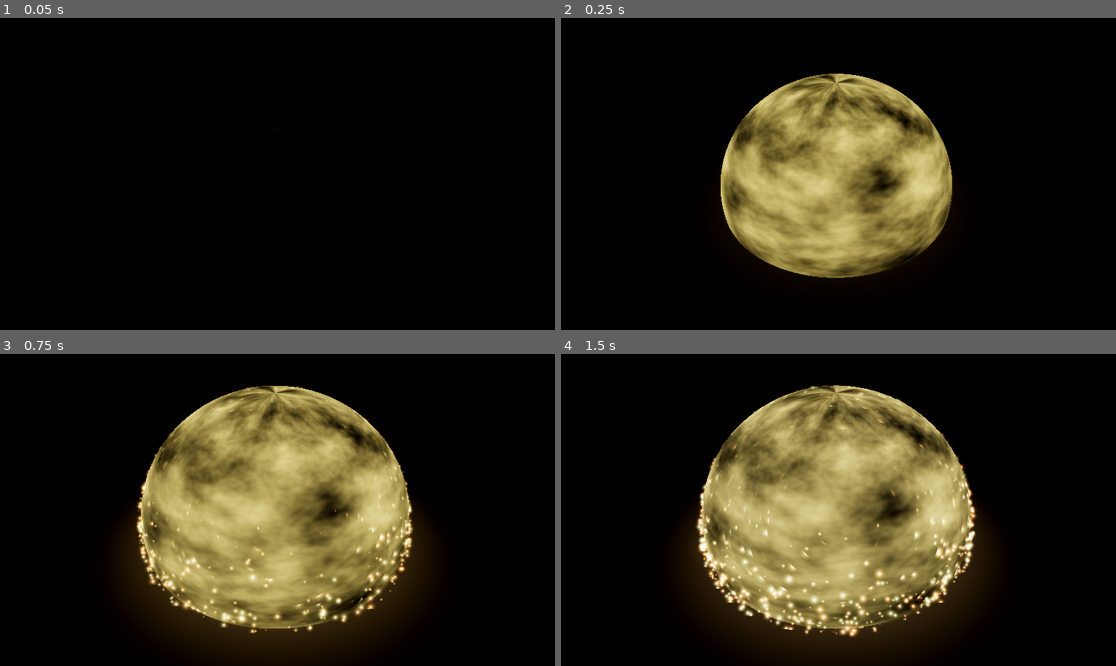
Above: before the commit, frames 1-4 (two rows, left to right).
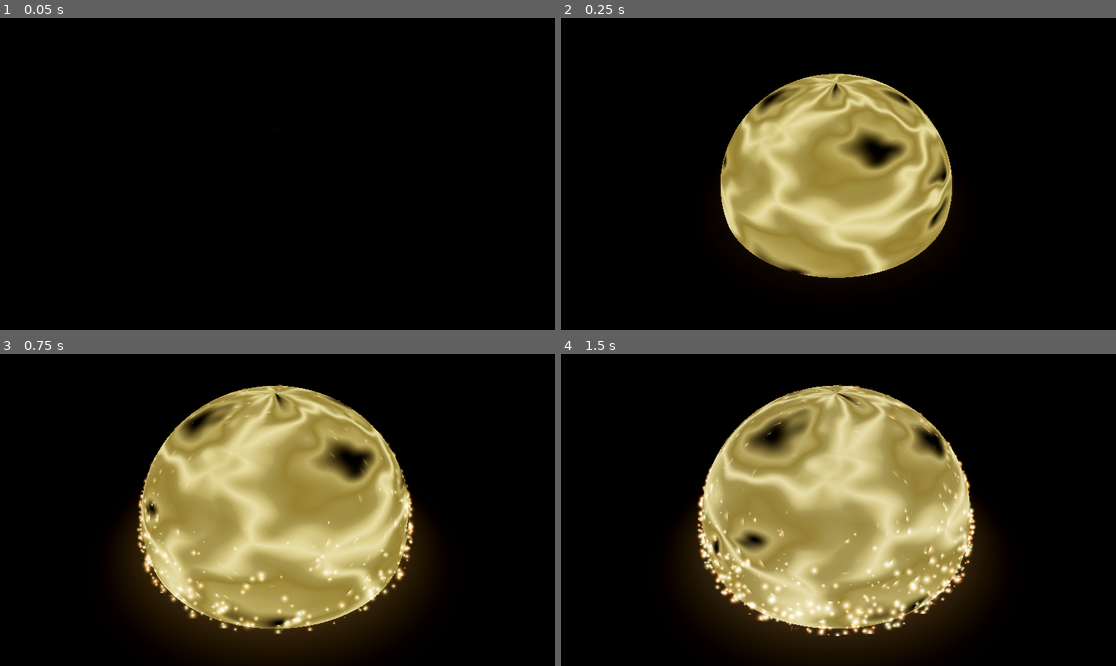
Above: after the commit, the same moments.

Repository: Calinou/godot-vfx-shield
Game: Godot game, scene res://test.tscn
Two runs of this game, one before a commit and one after it. Both use one fixed random seed, a clock stepped at 60 frames per second and the inputs below.
Inputs:
- Up to frame 1 (0.05 s): no input
- Up to frame 2 (0.25 s): no input
- Up to frame 3 (0.75 s): no input
- Up to frame 4 (1.5 s): no input

Frame 1 is identical in both runs. In frame 2, 15% of the frame differs, in the area x 28-71%, y 17-84%; in frame 3, 23%; in frame 4, 23%, in the area x 24-75%, y 9-91%.

Commit message:
Improve fading animation at the end, tweak shield shell's NoiseTexture

Diff:
--- a/project.godot
+++ b/project.godot
@@ -14,6 +14,10 @@
 run/main_scene="res://test.tscn"
 config/features=PackedStringArray("4.0")
 
+[editor]
+
+movie_writer/movie_file="/home/hugo/Documents/Godot/godot-vfx-shield/output.avi"
+
 [filesystem]
 
 import/blender/enabled=false
--- a/test.tscn
+++ b/test.tscn
@@ -19,11 +19,23 @@
 [sub_resource type="BoxMesh" id="BoxMesh_6w1ad"]
 size = Vector3(64, 1, 64)
 
+[sub_resource type="Gradient" id="Gradient_7o7pp"]
+offsets = PackedFloat32Array(0, 0.351695, 0.559322, 0.733051, 1)
+colors = PackedColorArray(0, 0, 0, 1, 0.64, 0.64, 0.64, 1, 0.5, 0.48176, 0.405925, 1, 0.56, 0.56, 0.56, 1, 1, 1, 1, 1)
+
 [sub_resource type="FastNoiseLite" id="FastNoiseLite_pqt37"]
+noise_type = 2
+fractal_type = 0
 fractal_gain = 0.6
+cellular_return_type = 6
+domain_warp_enabled = true
+domain_warp_type = 2
+domain_warp_amplitude = 20.0
+domain_warp_fractal_type = 0
 
 [sub_resource type="NoiseTexture" id="NoiseTexture_l5nfw"]
 seamless = true
+color_ramp = SubResource("Gradient_7o7pp")
 noise = SubResource("FastNoiseLite_pqt37")
 
 [sub_resource type="StandardMaterial3D" id="StandardMaterial3D_853st"]
@@ -193,6 +205,18 @@
 "update": 0,
 "values": [Color(1, 0.764706, 0, 1)]
 }
+tracks/7/type = "value"
+tracks/7/imported = false
+tracks/7/enabled = true
+tracks/7/path = NodePath("ShieldSphere:rotation")
+tracks/7/interp = 1
+tracks/7/loop_wrap = true
+tracks/7/keys = {
+"times": PackedFloat32Array(0),
+"transitions": PackedFloat32Array(1),
+"update": 0,
+"values": [Vector3(0, 0, 0)]
+}
 
 [sub_resource type="Animation" id="Animation_6v88l"]
 resource_name = "shield"
@@ -204,10 +228,10 @@
 tracks/0/interp = 1
 tracks/0/loop_wrap = true
 tracks/0/keys = {
-"times": PackedFloat32Array(0, 2, 3.1, 5.6, 8, 10),
-"transitions": PackedFloat32Array(0.0603711, -2, -2, -2, -2, 0.5),
-"update": 0,
-"values": [Vector3(0.01, 0.01, 0.01), Vector3(1, 1, 1), Vector3(0.98, 0.98, 0.98), Vector3(1.02, 1.02, 1.02), Vector3(1, 1, 1), Vector3(0.8, 0.8, 0.8)]
+"times": PackedFloat32Array(0, 2, 3.1, 5.6, 8, 8.4, 10),
+"transitions": PackedFloat32Array(0.0603711, -2, -2, -2, -2, 2, 0.5),
+"update": 0,
+"values": [Vector3(0.01, 0.01, 0.01), Vector3(1, 1, 1), Vector3(0.98, 0.98, 0.98), Vector3(1.02, 1.02, 1.02), Vector3(1, 1, 1), Vector3(2, 1.2, 2), Vector3(0.8, 0.8, 0.8)]
 }
 tracks/1/type = "value"
 tracks/1/imported = false
@@ -228,10 +252,10 @@
 tracks/2/interp = 1
 tracks/2/loop_wrap = true
 tracks/2/keys = {
-"times": PackedFloat32Array(0, 8, 10),
-"transitions": PackedFloat32Array(-2, -2, -2),
-"update": 0,
-"values": [Color(1, 0.780392, 0.478431, 0.0392157), Color(0.85098, 0.85098, 1, 0.0392157), Color(0.85, 0.85, 1, 0)]
+"times": PackedFloat32Array(0, 8, 8.4, 10),
+"transitions": PackedFloat32Array(-2, -2, 1, -2),
+"update": 0,
+"values": [Color(1, 0.780392, 0.478431, 0.0392157), Color(0.85098, 0.85098, 1, 0.0392157), Color(0.85098, 0.85098, 1, 0), Color(0.85, 0.85, 1, 0)]
 }
 tracks/3/type = "value"
 tracks/3/imported = false
@@ -240,10 +264,10 @@
 tracks/3/interp = 1
 tracks/3/loop_wrap = true
 tracks/3/keys = {
-"times": PackedFloat32Array(0, 8, 10),
-"transitions": PackedFloat32Array(-2, -2, -2),
-"update": 0,
-"values": [Color(1, 0.898039, 0.486275, 0.12549), Color(0.901961, 0.85098, 1, 0.12549), Color(0.9025, 0.85, 1, 0)]
+"times": PackedFloat32Array(0, 8, 8.4, 10),
+"transitions": PackedFloat32Array(-2, -2, 1, -2),
+"update": 0,
+"values": [Color(1, 0.898039, 0.486275, 0.12549), Color(0.901961, 0.85098, 1, 0.12549), Color(0.902474, 0.850047, 1, 0.00607309), Color(0.9025, 0.85, 1, 0)]
 }
 tracks/4/type = "value"
 tracks/4/imported = false
@@ -281,6 +305,18 @@
 "update": 0,
 "values": [Color(0, 0, 0, 1), Color(0.991667, 0.768137, 0.125, 1), Color(0.933333, 0.792157, 1, 1), Color(0, 0, 0, 1)]
 }
+tracks/7/type = "value"
+tracks/7/imported = false
+tracks/7/enabled = true
+tracks/7/path = NodePath("ShieldSphere:rotation")
+tracks/7/interp = 1
+tracks/7/loop_wrap = true
+tracks/7/keys = {
+"times": PackedFloat32Array(0, 10),
+"transitions": PackedFloat32Array(1, 1),
+"update": 0,
+"values": [Vector3(0, 0, 0), Vector3(0, 6.28319, 0)]
+}
 
 [sub_resource type="AnimationLibrary" id="AnimationLibrary_0glpl"]
 _data = {
Not shown: 1 places in test.tscn that only renumber resources
